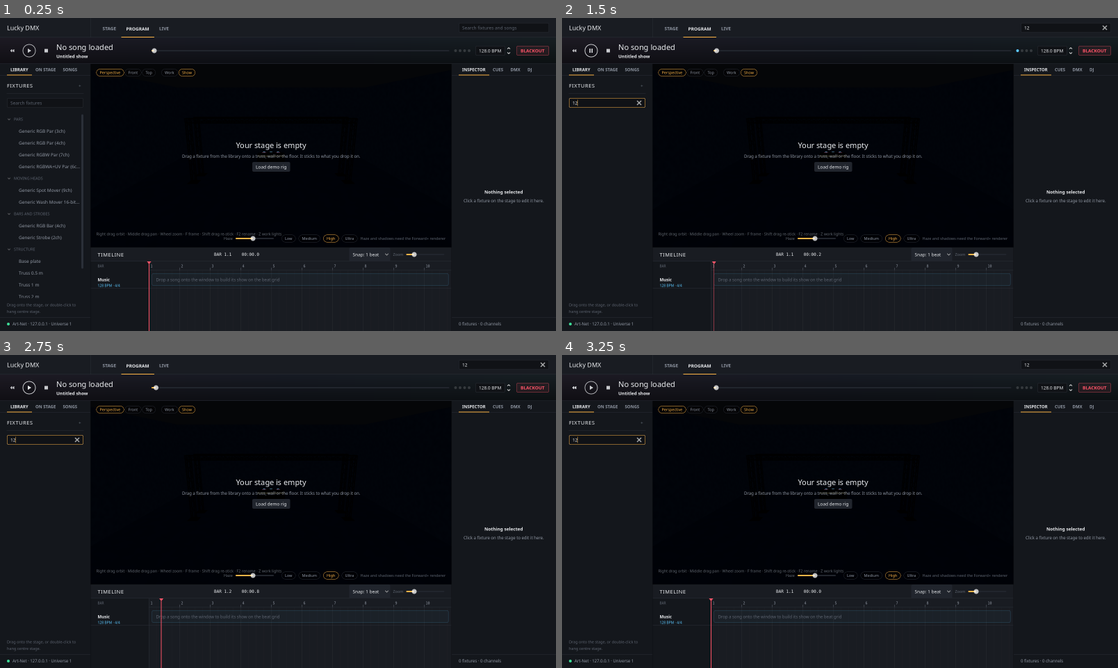
Above: before the commit, frames 1-4 (two rows, left to right).
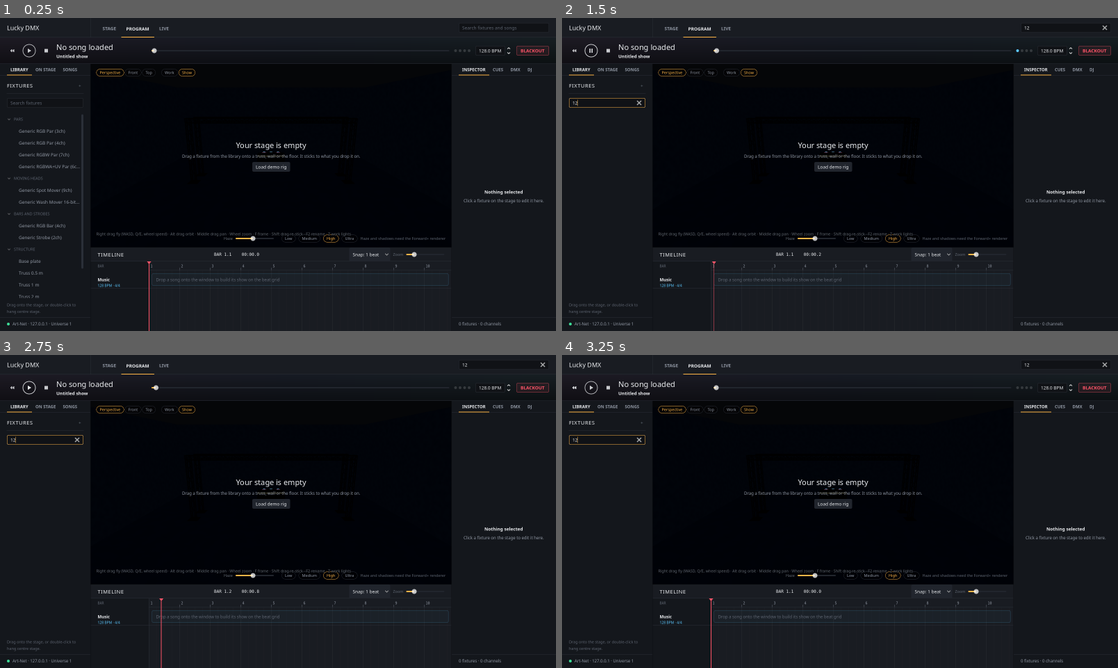
Above: after the commit, the same moments.

Repository: LuckyOwlStudios/Precision
Game: Godot game, scene res://ui/main/main_window.tscn
Two runs of this game, one before a commit and one after it. Both use one fixed random seed, a clock stepped at 60 frames per second and the inputs below.
Inputs (mouse positions are in pixels of both pictures, inside the frame that each line leads up to):
- Up to frame 1 (0.25 s): no input
- Up to frame 2 (1.5 s): click (1067, 27) at 0.52 s; type "12" at 0.6 s; click (606, 102) at 0.75 s; type "12" at 0.83 s; click (589, 49) at 1.25 s
- Up to frame 3 (2.75 s): click (27, 386) at 2 s
- Up to frame 4 (3.25 s): click (573, 386) at 2.75 s

The runs differ from the first frame. In frame 1, 0.2% of the frame differs, in the area x 20-64%, y 68-70%; in frame 2, 0.2%; in frame 3, 0.2%; in frame 4, 0.2%.

Commit message:
Stage view: Godot-style fly camera (hold right mouse, WASD/QE, Shift, wheel speed)
Right drag now looks around in place and WASD/Q/E fly while it is held,
like the Godot editor. Shift is faster, Alt slower, the wheel sets the fly
speed (zoom otherwise). Alt+left drag still orbits and middle drag pans; the
orbit pivot follows the camera so they carry on from the new view. Fly keys
are swallowed while flying so W/E don't switch the gizmo, and nothing moves
while a text field has focus or Ctrl/Cmd is held.

Co-Authored-By: Claude Opus 5.5 <noreply@anthropic.com>
Claude-Session: https://claude.ai/code/session_01ACHC6ihsmBTPPqCbtb8q45

Diff:
--- a/ui/stage/stage_view.gd
+++ b/ui/stage/stage_view.gd
@@ -13,7 +13,10 @@
 ##                                       R turns it a quarter turn, Delete removes it
 ##   Shift + left drag                 -> re-stick it onto another surface
 ##   W / E                             -> move / rotate gizmo; Ctrl while dragging snaps
-##   Right drag / Alt+left drag        -> orbit       Middle drag -> pan
+##   Hold right mouse                  -> fly, like the Godot editor: drag to look,
+##                                       WASD move, Q/E down/up, Shift faster,
+##                                       Alt slower, wheel sets the fly speed
+##   Alt+left drag                     -> orbit       Middle drag -> pan
 ##   Mouse wheel                       -> zoom        F -> frame the rig
 ##   Z / Work, Show buttons            -> work lights on (evenly lit room) / dark show room
 
@@ -21,6 +24,15 @@
 const DRAG_THRESHOLD_PX := 4.0
 const PIPE_GRAB_PX := 26.0 ## a fixture snaps to a tube this close to the cursor on screen
 const CONNECTOR_GRAB_PX := 70.0 ## a piece snaps to a free connector this close on screen
+
+const FLY_SPEED_DEFAULT := 4.0 ## metres a second
+const FLY_SPEED_MIN := 0.25
+const FLY_SPEED_MAX := 40.0
+const FLY_FAST := 3.0 ## Shift
+const FLY_SLOW := 0.25 ## Alt
+const LOOK_DEG_PER_PX := 0.25
+const FLY_KEYS: Array[Key] = [KEY_W, KEY_A, KEY_S, KEY_D, KEY_Q, KEY_E]
+const HELP_TEXT := "Right drag fly (WASD, Q/E, wheel speed) · Alt drag orbit · Middle drag pan · Wheel zoom · F frame · Shift drag re-stick · F2 rename · Z work lights"
 
 var ctx: StudioContext
 
@@ -32,6 +44,8 @@
 var _distance := 12.5
 var _orbiting := false
 var _panning := false
+var _flying := false ## right mouse held: look around in place, WASD/QE move
+var _fly_speed := FLY_SPEED_DEFAULT
 var _surfaces: Array[StageRoom.Surface] = []
 var _pipes: Array[StageRoom.Pipe] = [] ## truss tubes fixtures clamp onto
 
@@ -74,6 +88,7 @@
 @onready var _snap_button: Button = %Snap
 @onready var _haze: HSlider = %Haze
 @onready var _empty_hint: Control = %EmptyHint
+@onready var _help: Label = %Help
 
 
 func setup(p_ctx: StudioContext) -> void:
@@ -124,6 +139,7 @@
 
 	look.changed.connect(_apply_look)
 	_apply_look()
+	_help.text = HELP_TEXT
 	_update_camera()
 
 
@@ -328,6 +344,8 @@
 	if what == NOTIFICATION_DRAG_END or what == NOTIFICATION_MOUSE_EXIT:
 		_drop_marker.visible = false
 		_clear_ghost()
+	elif what == NOTIFICATION_APPLICATION_FOCUS_OUT or what == NOTIFICATION_VISIBILITY_CHANGED:
+		_set_flying(false) # alt-tabbed away mid-flight: don't keep flying
 
 
 func _pick(at: Vector2) -> DMXFixture:
@@ -429,23 +447,31 @@
 						_gizmo.end_drag()
 						_update_gizmo()
 			MOUSE_BUTTON_RIGHT:
-				_orbiting = mb.pressed
+				_set_flying(mb.pressed)
 			MOUSE_BUTTON_MIDDLE:
 				_panning = mb.pressed
 			MOUSE_BUTTON_WHEEL_UP:
-				if mb.pressed:
+				if mb.pressed and _flying:
+					_set_fly_speed(_fly_speed * 1.2)
+				elif mb.pressed:
 					_distance = maxf(3.0, _distance * 0.9)
 					_update_camera()
 			MOUSE_BUTTON_WHEEL_DOWN:
-				if mb.pressed:
+				if mb.pressed and _flying:
+					_set_fly_speed(_fly_speed / 1.2)
+				elif mb.pressed:
 					_distance = minf(40.0, _distance * 1.1)
 					_update_camera()
 		accept_event()
 	elif event is InputEventMouseMotion:
 		var mm := event as InputEventMouseMotion
-		if _orbiting:
+		if _flying:
+			_look(mm.relative)
+		elif _orbiting:
 			_yaw -= mm.relative.x * 0.3
-			_pitch = clampf(_pitch - mm.relative.y * 0.3, -89.0, 5.0)
+			# Orbiting never dips the camera under the floor, but it won't snap
+			# down a view that flying left looking up, either.
+			_pitch = clampf(_pitch - mm.relative.y * 0.3, -89.0, maxf(5.0, _pitch))
 			_update_camera()
 		elif _panning:
 			var right := _camera.global_transform.basis.x
@@ -462,6 +488,9 @@
 			_gizmo.hovered = _gizmo.handle_at(mm.position)
 	elif event is InputEventKey:
 		var k := event as InputEventKey
+		if _flying and FLY_KEYS.has(k.physical_keycode):
+			accept_event() # flying (see _process), not the W / E gizmo shortcuts
+			return
 		if not k.pressed or k.echo:
 			return
 		match k.keycode:
@@ -516,6 +545,74 @@
 	_begin_body_drag(fx, mb.position, mb.shift_pressed)
 
 
+# ---------------------------------------------------------------- fly camera (hold right mouse)
+
+func _set_flying(on: bool) -> void:
+	if on == _flying:
+		return
+	_flying = on
+	if on:
+		grab_focus() # take the keys from any text field, so WASD doesn't type
+	_update_help()
+
+
+func _set_fly_speed(speed: float) -> void:
+	_fly_speed = clampf(speed, FLY_SPEED_MIN, FLY_SPEED_MAX)
+	_update_help()
+
+
+func _update_help() -> void:
+	_help.text = "Flying %.1f m/s · WASD move · Q/E down/up · Shift faster · Alt slower · Wheel speed" % _fly_speed if _flying else HELP_TEXT
+
+
+## Turn the camera where it stands. The orbit pivot is carried along, kept the
+## same distance in front, so orbit, pan and zoom carry on from the new view.
+func _look(relative: Vector2) -> void:
+	var eye := _camera.global_position
+	_yaw -= relative.x * LOOK_DEG_PER_PX
+	_pitch = clampf(_pitch - relative.y * LOOK_DEG_PER_PX, -89.0, 89.0)
+	var b := Basis.from_euler(Vector3(deg_to_rad(_pitch), deg_to_rad(_yaw), 0.0))
+	_pivot.position = eye - b * Vector3(0, 0, _distance)
+	_update_camera()
+
+
+func _process(delta: float) -> void:
+	if not _flying:
+		return
+	if not Input.is_mouse_button_pressed(MOUSE_BUTTON_RIGHT):
+		_set_flying(false) # the release went somewhere else
+		return
+	var focus := get_viewport().gui_get_focus_owner()
+	if focus is LineEdit or focus is TextEdit:
+		return
+	if Input.is_key_pressed(KEY_CTRL) or Input.is_key_pressed(KEY_META):
+		return # a shortcut like Ctrl+S, not a move
+	var b := _camera.global_basis
+	var move := Vector3.ZERO
+	# Physical keys: the same spots on AZERTY and other layouts, as in Godot.
+	if Input.is_physical_key_pressed(KEY_W):
+		move -= b.z
+	if Input.is_physical_key_pressed(KEY_S):
+		move += b.z
+	if Input.is_physical_key_pressed(KEY_A):
+		move -= b.x
+	if Input.is_physical_key_pressed(KEY_D):
+		move += b.x
+	if Input.is_physical_key_pressed(KEY_E):
+		move += Vector3.UP
+	if Input.is_physical_key_pressed(KEY_Q):
+		move -= Vector3.UP
+	if move == Vector3.ZERO:
+		return
+	var speed := _fly_speed
+	if Input.is_key_pressed(KEY_SHIFT):
+		speed *= FLY_FAST
+	elif Input.is_key_pressed(KEY_ALT):
+		speed *= FLY_SLOW
+	_pivot.position += move.normalized() * speed * delta
+	_update_camera()
+
+
 ## Point the orbit camera (degrees, metres). Used by the screenshot helper.
 func set_orbit(yaw: float, pitch: float, distance: float) -> void:
 	_yaw = yaw
--- a/ui/stage/stage_view.tscn
+++ b/ui/stage/stage_view.tscn
@@ -332,6 +332,7 @@
 text = "Haze and shadows need the Forward+ renderer"
 
 [node name="Help" type="Label" parent="Overlay" unique_id=1128013438]
+unique_name_in_owner = true
 layout_mode = 0
 anchor_top = 1.0
 anchor_bottom = 1.0
@@ -343,7 +344,7 @@
 theme_type_variation = &"Caption"
 theme_override_colors/font_outline_color = Color(0.02, 0.024, 0.031, 0.75)
 theme_override_constants/outline_size = 4
-text = "Right drag orbit · Middle drag pan · Wheel zoom · F frame · Shift drag re-stick · F2 rename · Z work lights"
+text = "Right drag fly (WASD, Q/E, wheel speed) · Alt drag orbit · Middle drag pan · Wheel zoom · F frame · Shift drag re-stick · F2 rename · Z work lights"
 
 [node name="EmptyHint" type="VBoxContainer" parent="Overlay" unique_id=14525423]
 unique_name_in_owner = true
Not shown, added: structure/structure_catalog.gd.uid
Not shown, added: structure/structure_piece.gd.uid
Not shown, added: structure/structure_snap.gd.uid
Not shown, added: structure/truss_connector.gd.uid
Not shown, added: structure/truss_mesh.gd.uid
Not shown, added: structure/truss_tube.gd.uid
Not shown, added: ui/stage/mount_point.gd.uid
